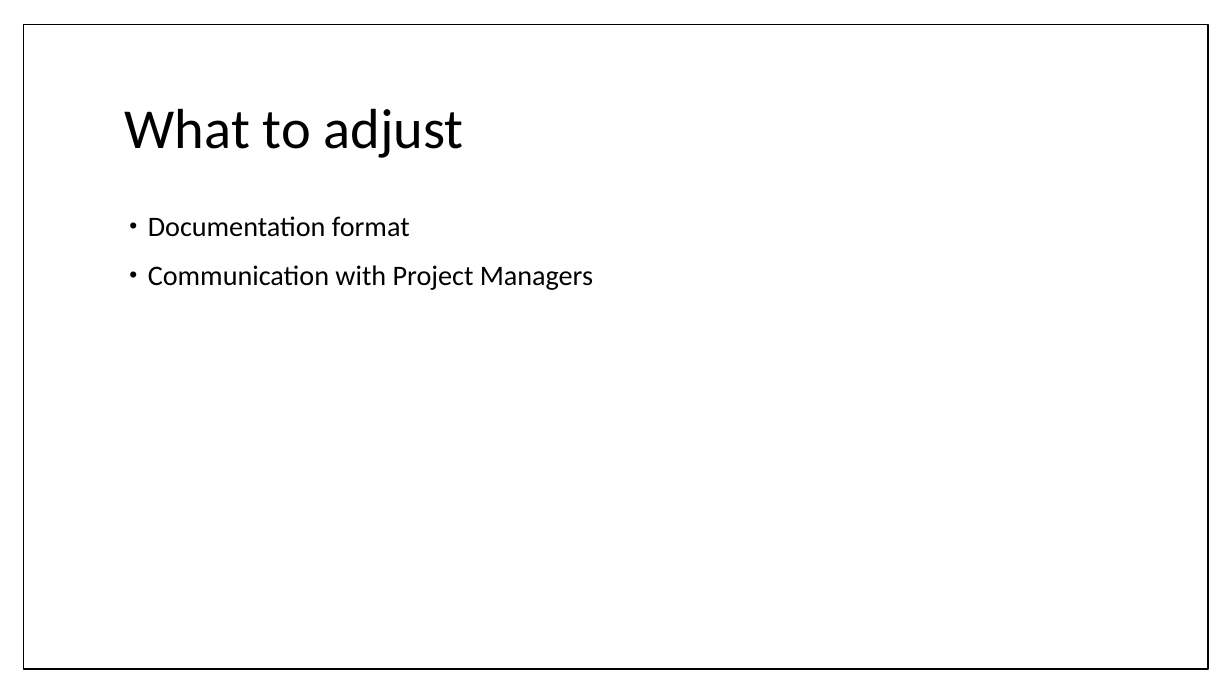
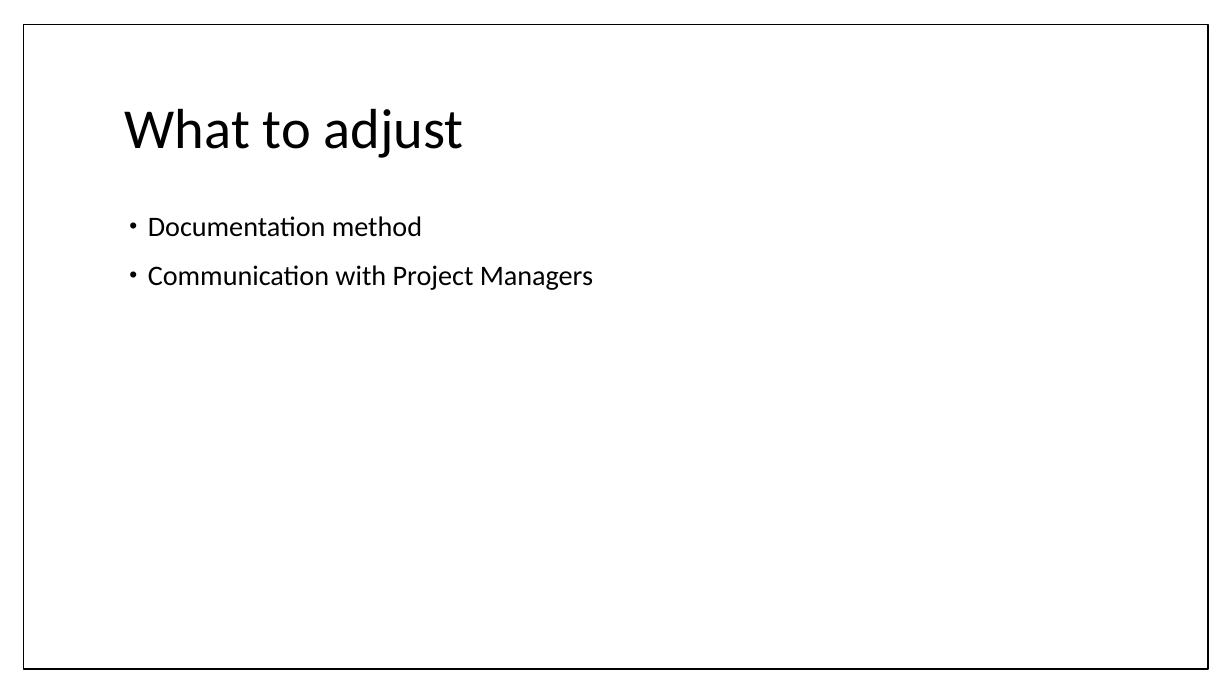
Before and after one commit to umdfeynman/umdfeynman, a slide deck: slide 15 of Work_In_Progress/CS/SPMP_Presentation.pptx (slide 12 before the commit). Drawn at 1232x693 pixels with LibreOffice and Linux fonts; fonts in the diff are those of the drawing. Boxes give left, top, right and bottom in pixels: in the first picture for what was removed or moved away, otherwise in the second. Text is boxed around its words. In the diff, an @@ line names an element or a change of style, - is before the commit and + after.

```diff
--- a/Work_In_Progress/CS/SPMP_Presentation.pptx
+++ b/Work_In_Progress/CS/SPMP_Presentation.pptx
@@ text at (148, 216, 422, 237): text changed @@
-• Documentation format
+• Documentation method
```
Also in this commit, not shown: 8 other slides changed, 4 slides added, 1 slide removed.
